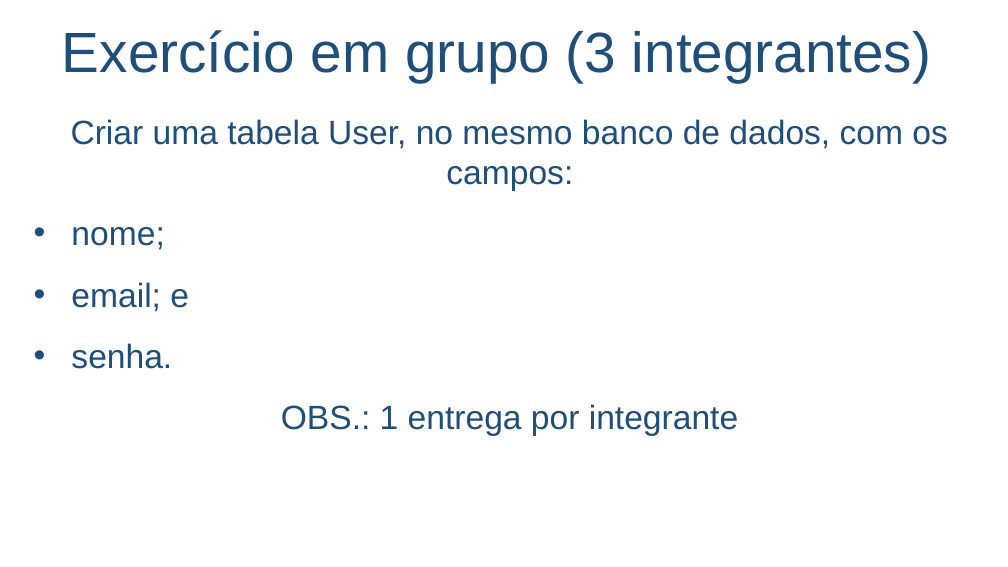
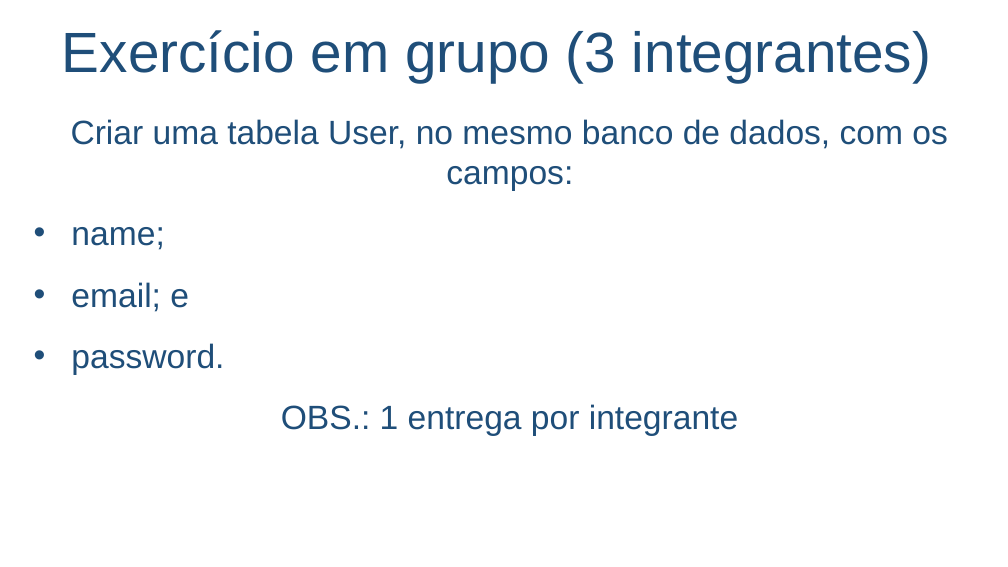
Before and after one commit to salmo-jr/public-slides, a slide deck: slide 45 of node-js.pptx. Drawn at 1008x567 pixels with LibreOffice and Linux fonts; fonts in the diff are those of the drawing; background and template pictures are left out. Boxes give left, top, right and bottom in pixels: in the first picture for what was removed or moved away, otherwise in the second. Text is boxed around its words. In the diff, an @@ line names an element or a change of style, - is before the commit and + after.

```diff
--- a/node-js.pptx
+++ b/node-js.pptx
@@ text at [71, 227, 164, 250]: text changed @@
-• nome;
+• name;
@@ text at [71, 343, 224, 375]: text changed @@
-• senha.
+• password.
```
Also in this commit, not shown: 1 other slide changed, 5 slides added.
